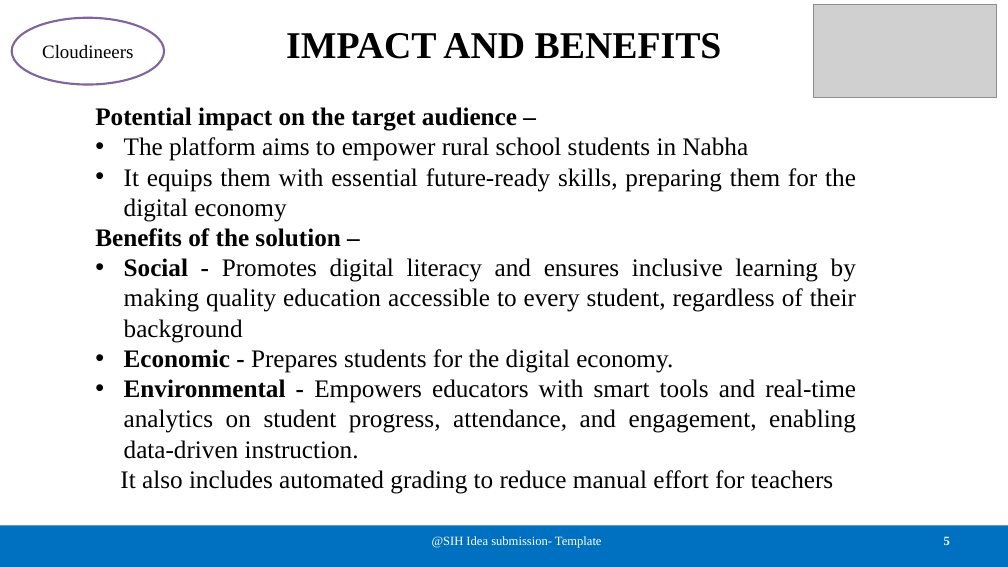
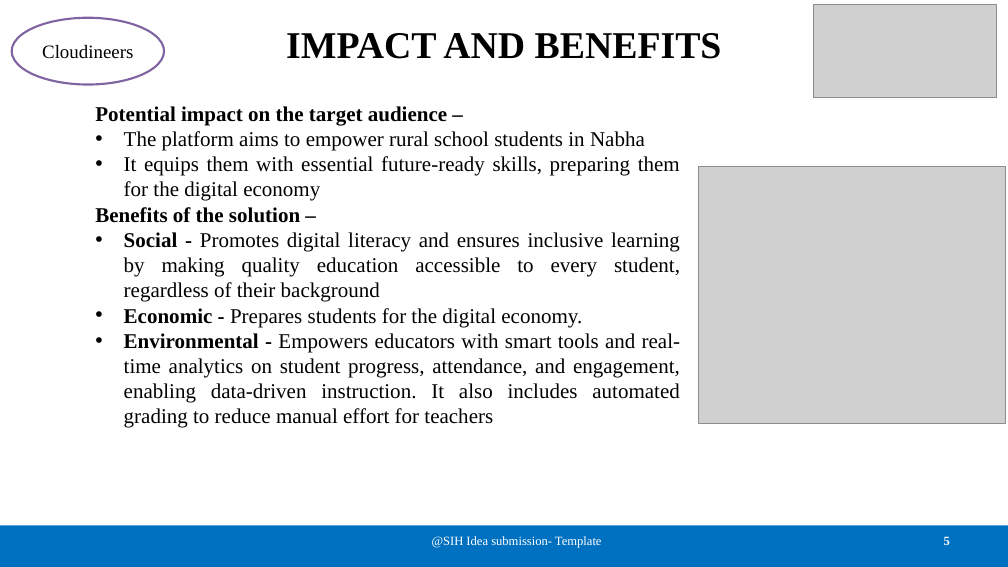
Before and after one commit to megs0703/rural-gyan-aangan, a slide deck: slide 5 of ppt/SIH2025-IDEA-Presentation-Format[1][2].pptx. Drawn at 1008x567 pixels with LibreOffice and Linux fonts; fonts in the diff are those of the drawing; grey boxes stand for pictures. Boxes give left, top, right and bottom in pixels: in the first picture for what was removed or moved away, otherwise in the second. Text is boxed around its words. In the diff, an @@ line names an element or a change of style, - is before the commit and + after.

```diff
--- a/ppt/SIH2025-IDEA-Presentation-Format[1][2].pptx
+++ b/ppt/SIH2025-IDEA-Presentation-Format[1][2].pptx
@@ text at [95,106,680,327]: size 24 to 20 pt in "Potential impact on the target audience –", "The platform aims to empower rural school ...", "It equips them with essential future-ready skills, ...", "Benefits of the solution –" and 2 more places @@
@@ picture added at [699,166,1006,423] @@
@@ text at [124,333,680,428]: text changed; size 24 to 20 pt @@
-• Environmental - Empowers educators with smart tools and real-time analytics on student progress, attendance, and engagement, enabling data-driven instruction.
-It also includes automated grading to reduce manual effort for teachers
+• Environmental - Empowers educators with smart tools and real-time analytics on student progress, attendance, and engagement, enabling data-driven instruction. It also includes automated grading to reduce manual effort for teachers
```
Also in this commit, not shown: 1 other slide changed.
